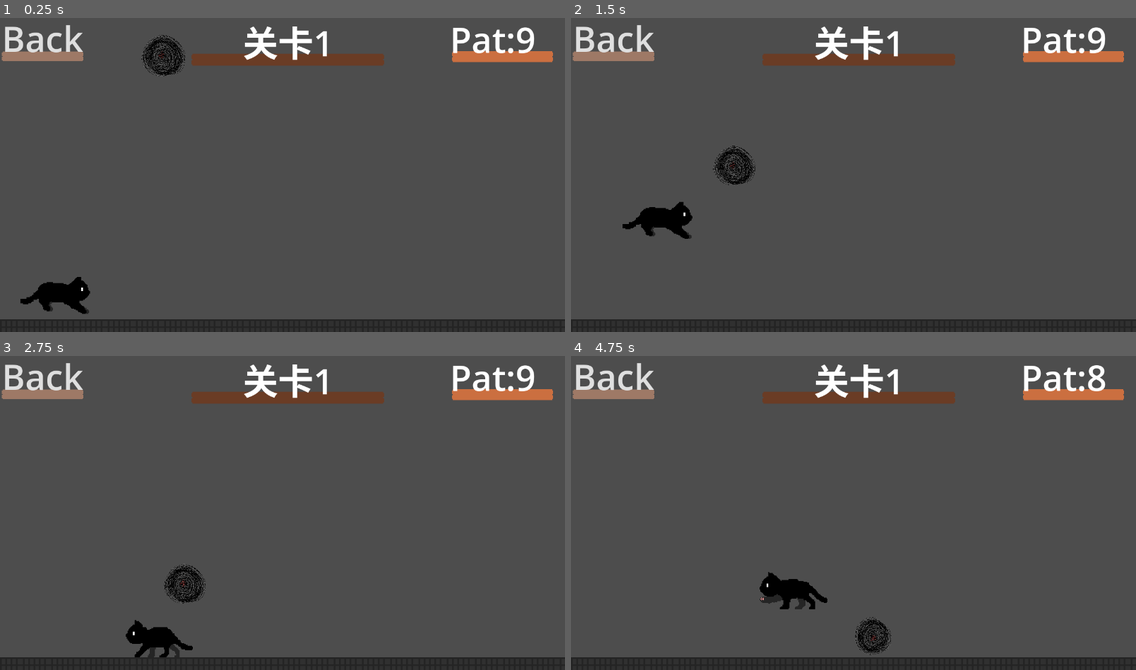
Above: before the commit, frames 1-4 (two rows, left to right).
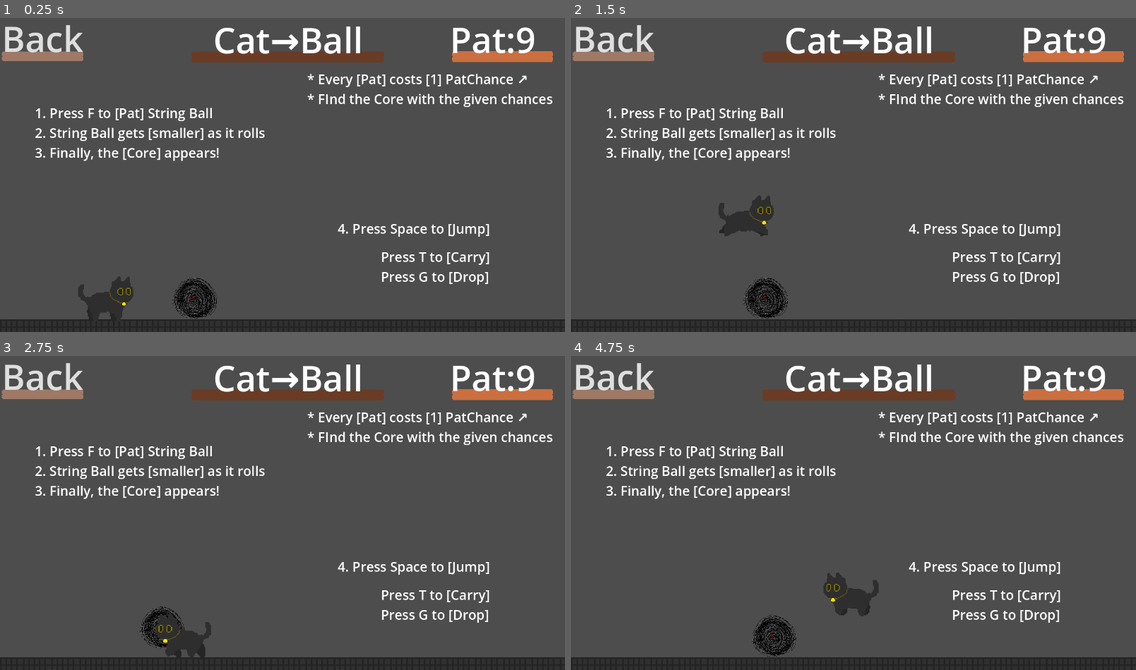
Above: after the commit, the same moments.

Repository: lzcm729/cat-and-string-ball
Game: Godot game, scene res://Levels/level_1.tscn
Same seed, same stepped clock (60 frames per second), same inputs: the game is played once before the commit and once after it. This scene is started directly instead of the project's main scene.
Inputs (mouse positions are in pixels of both pictures, inside the frame that each line leads up to):
- Up to frame 1 (0.25 s): no input
- Up to frame 2 (1.5 s): tap F (hit) at 0.5, 0.6, 1.25, 1.35 s; move the mouse to (977, 156) at 0.52 s; hold Right (move_right) from 0.53 s (still down); click (977, 156) at 0.67 s; tap Space (jump) at 0.77 s; move the mouse to (740, 187) at 1.27 s
- Up to frame 3 (2.75 s): tap Space (jump) at 1.52 s; tap F (hit) at 2, 2.3 s; move the mouse to (339, 440) at 2.02 s; release Right (move_right) at 2.03 s; hold Left (move_left) from 2.03 s (still down); tap T at 2.1 s
- Up to frame 4 (4.75 s): tap F (hit) at 2.75, 3.05, 3.5, 3.8, 4.25, 4.35 s; move the mouse to (825, 575) at 2.77 s; release Left (move_left) at 2.78 s; hold Right (move_right) 2.78-4.28 s; tap G at 2.85 s; click (825, 575) at 2.92 s; tap Space (jump) at 3.02, 3.77, 4.52 s; move the mouse to (1023, 560) at 3.52 s; tap Q at 3.6 s; move the mouse to (684, 462) at 4.27 s; hold Left (move_left) from 4.28 s (still down)

The runs differ from the first frame. In frame 1, 7.4% of the frame differs, in the area x 3-98%, y 2-96%; in frame 2, 7.4%; in frame 3, 6.7%; in frame 4, 7.5%, in the area x 6-98%, y 2-96%.
Error before the commit: Attempt to call function 'get_overlapping_bodies' in base 'null instance' on a null instance. (res://cat/cat.gd:92)

Commit message:
教学关

Diff:
--- a/Levels/level_1.tscn
+++ b/Levels/level_1.tscn
@@ -2,8 +2,8 @@
 
 [ext_resource type="PackedScene" uid="uid://dpqb8ih1u4omf" path="res://Levels/vacant_room.tscn" id="1_0vh8p"]
 [ext_resource type="PackedScene" uid="uid://bn4481xl7jj4g" path="res://GUI/main_control.tscn" id="1_eossy"]
-[ext_resource type="PackedScene" uid="uid://c4q7s0ehyqx0o" path="res://cat/cat.tscn" id="3_l3wy6"]
 [ext_resource type="TileSet" uid="uid://cfha1jbx7duy5" path="res://Levels/vacant_room.tres" id="4_p86rh"]
+[ext_resource type="PackedScene" uid="uid://b0w6mv2us6hhb" path="res://cat/Cat_new.tscn" id="5_5fdyv"]
 [ext_resource type="PackedScene" uid="uid://b36bl5hadkdtm" path="res://StringBall/StringBall.tscn" id="5_dgxty"]
 [ext_resource type="PackedScene" uid="uid://3iyqigiyk7np" path="res://Platform.tscn" id="6_nch2q"]
 
@@ -15,24 +15,58 @@
 tile_set = ExtResource("4_p86rh")
 format = 2
 
-[node name="StringBall" parent="." instance=ExtResource("5_dgxty")]
-position = Vector2(367, 63)
-
-[node name="Cat" parent="." instance=ExtResource("3_l3wy6")]
-position = Vector2(128, 576)
-
-[node name="Stage1" parent="." instance=ExtResource("6_nch2q")]
-position = Vector2(418, 400)
-scale = Vector2(15, 1.165)
-
-[node name="Stage2" parent="." instance=ExtResource("6_nch2q")]
-position = Vector2(887, 231)
-scale = Vector2(20, 1.165)
-
 [node name="main_control" parent="." instance=ExtResource("1_eossy")]
-level_name = "关卡1"
+level_name = "Cat→Ball"
 level_health = 9
 back_type = 2
 
-[connection signal="cat_pat_ball" from="Cat" to="main_control" method="_on_cat_cat_pat_ball"]
-[connection signal="eat_core" from="Cat" to="main_control" method="_on_cat_eat_core"]
+[node name="Label" type="Label" parent="."]
+offset_left = 79.0
+offset_top = 202.0
+offset_right = 931.0
+offset_bottom = 334.0
+theme_override_font_sizes/font_size = 30
+text = "1. Press F to [Pat] String Ball
+2. String Ball gets [smaller] as it rolls
+3. Finally, the [Core] appears!"
+
+[node name="Label2" type="Label" parent="."]
+offset_left = 863.0
+offset_top = 528.0
+offset_right = 1116.0
+offset_bottom = 615.0
+theme_override_font_sizes/font_size = 30
+text = "Press T to [Carry]
+Press G to [Drop]"
+
+[node name="Label3" type="Label" parent="."]
+offset_left = 696.0
+offset_top = 125.0
+offset_right = 1210.0
+offset_bottom = 212.0
+theme_override_font_sizes/font_size = 30
+text = "* Every [Pat] costs [1] PatChance ↗
+* FInd the Core with the given chances"
+
+[node name="Label4" type="Label" parent="."]
+offset_left = 765.0
+offset_top = 464.0
+offset_right = 1111.0
+offset_bottom = 506.0
+theme_override_font_sizes/font_size = 30
+text = "4. Press Space to [Jump]"
+
+[node name="StaticBody2D" parent="." instance=ExtResource("6_nch2q")]
+position = Vector2(873, 519)
+scale = Vector2(23.91, 1)
+
+[node name="StringBall" parent="." instance=ExtResource("5_dgxty")]
+position = Vector2(438, 643)
+
+[node name="CatNew" parent="." instance=ExtResource("5_5fdyv")]
+position = Vector2(241, 657)
+
+[node name="ActionComponent" parent="CatNew" index="6"]
+hit_force = Vector2(50000, 0)
+
+[editable path="CatNew"]
